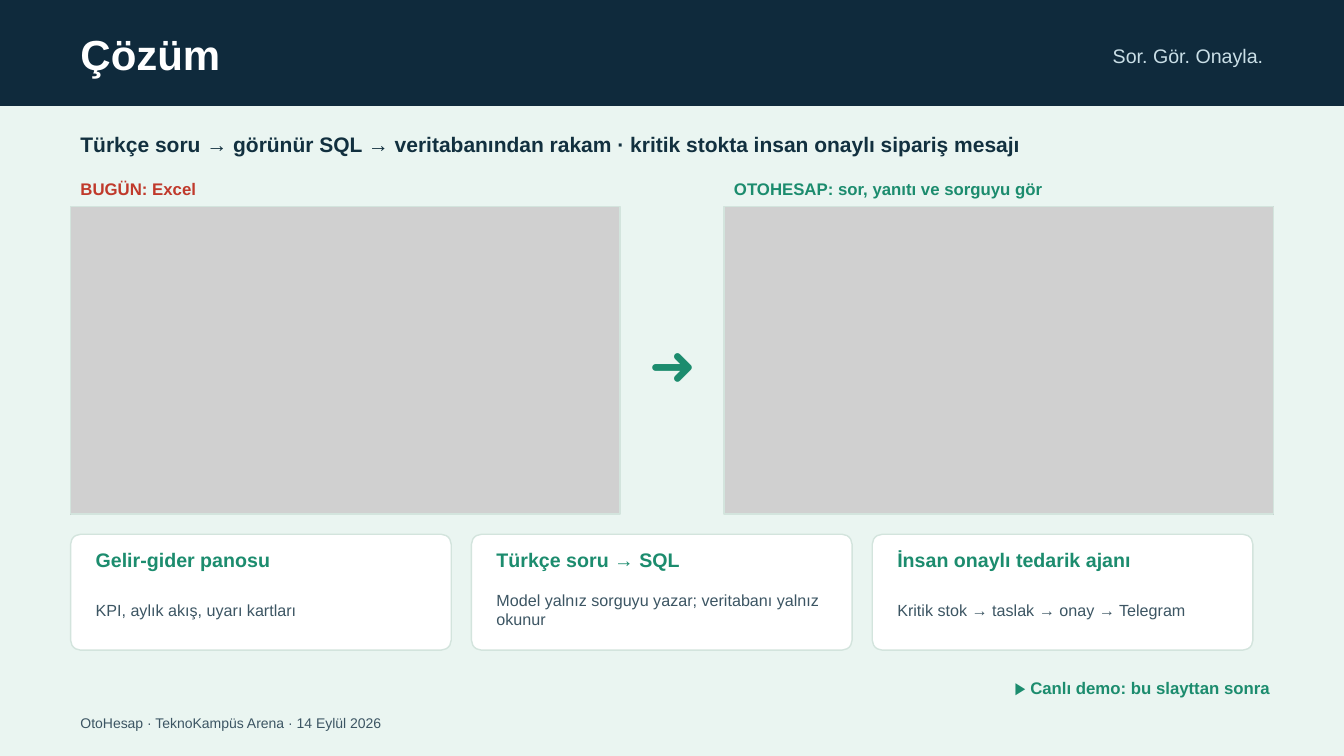
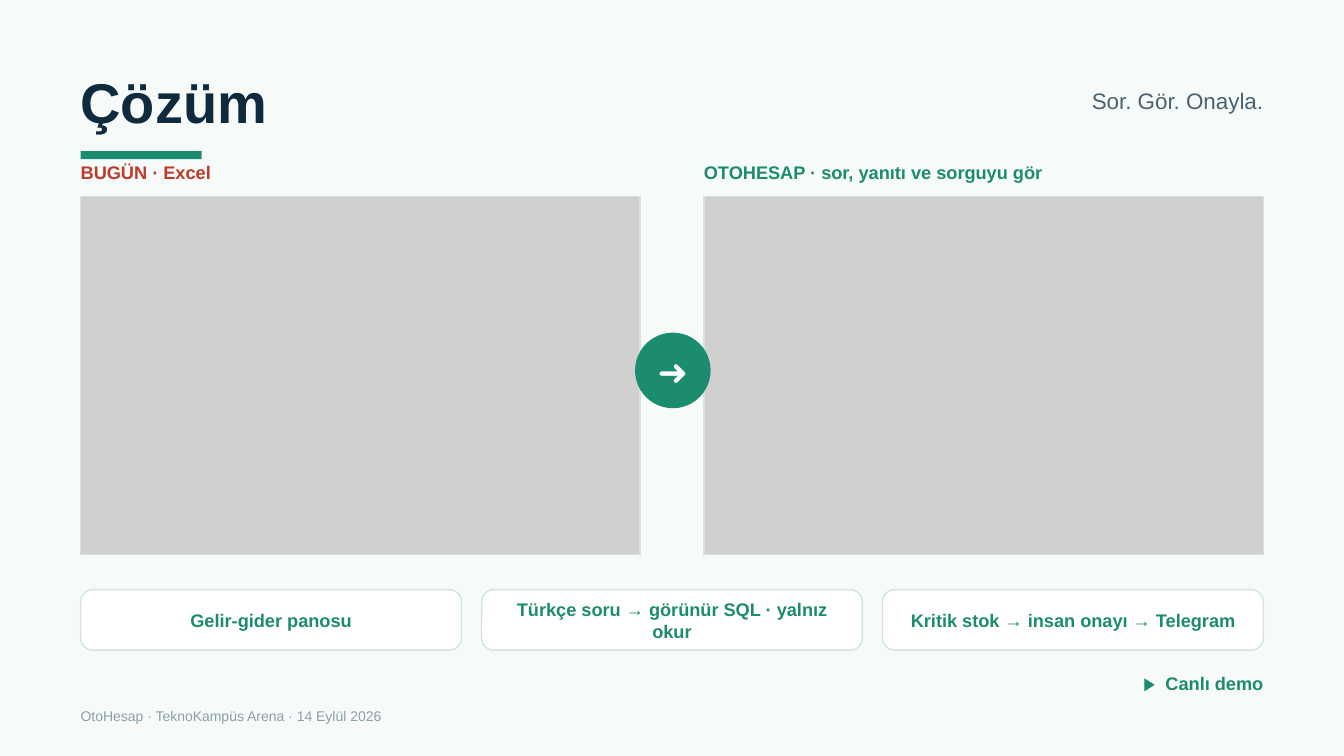
Before and after one commit to Farukes/Oto-Hesap, a slide deck: slide 3 of docs/sunum/OtoHesap-3dk.pptx. Drawn at 1344x756 pixels with LibreOffice and Linux fonts; fonts in the diff are those of the drawing; grey boxes stand for pictures. Boxes give left, top, right and bottom in pixels: in the first picture for what was removed or moved away, otherwise in the second. Text is boxed around its words. In the diff, an @@ line names an element or a change of style, - is before the commit and + after.

```diff
--- a/docs/sunum/OtoHesap-3dk.pptx
+++ b/docs/sunum/OtoHesap-3dk.pptx
@@ background #EAF5F1 to #F6FBF9 @@
@@ rectangle removed at (0, 0, 1344, 106) @@
@@ text "Çözüm": place and size @@
-text "Çözüm" at (80, 40, 220, 78)
+text "Çözüm" at (81, 84, 267, 133)
@@ text "Çözüm" at (81, 84, 267, 133): size 30 to 40 pt, text colour #FFFFFF to #0F2A3C @@
@@ text "Sor. Gör. Onayla.": place and size @@
-text "Sor. Gör. Onayla." at (1113, 49, 1264, 67)
+text "Sor. Gör. Onayla." at (1092, 93, 1263, 114)
@@ text "Sor. Gör. Onayla." at (1092, 93, 1263, 114): size 14 to 16 pt, text colour #C9DEE6 to #4A6270 @@
@@ text removed at (80, 136, 1019, 156) @@
-Türkçe soru → görünür SQL → veritabanından rakam · kritik stokta insan onaylı sipariş mesajı
@@ text at (81, 165, 210, 179): text changed; size 12 to 13 pt @@
-BUGÜN: Excel
+BUGÜN · Excel
@@ rectangle added at (81, 151, 202, 159), fill #1C8C6E @@
@@ text at (704, 166, 1042, 183): text changed; size 12 to 13 pt @@
-OTOHESAP: sor, yanıtı ve sorguyu gör
+OTOHESAP · sor, yanıtı ve sorguyu gör
@@ picture: place and size @@
-picture at (71, 207, 620, 514)
+picture at (81, 197, 640, 555)
@@ rectangle: place and size @@
-rectangle at (71, 207, 620, 514)
+rectangle at (81, 197, 640, 555)
@@ picture: place and size @@
-picture at (724, 207, 1273, 514)
+picture at (704, 197, 1263, 555)
@@ rectangle: place and size @@
-rectangle at (724, 207, 1273, 514)
+rectangle at (704, 197, 1263, 555)
@@ text "➜": place and size @@
-text "➜" at (625, 323, 721, 403)
+text "➜" at (635, 333, 711, 408)
@@ text "➜" at (635, 333, 711, 408): size 40 to 26 pt, text colour #1C8C6E to #FFFFFF @@
@@ ellipse added at (635, 333, 711, 408), fill #1C8C6E @@
@@ text removed at (897, 552, 1131, 571) @@
-İnsan onaylı tedarik ajanı
@@ rounded rectangle: place and size @@
-rounded rectangle at (71, 534, 452, 650)
+rounded rectangle at (81, 590, 462, 650)
@@ text "Gelir-gider panosu": place and size @@
-text "Gelir-gider panosu" at (96, 552, 270, 571)
+text "Gelir-gider panosu" at (190, 613, 352, 631)
@@ text "Gelir-gider panosu" at (190, 613, 352, 631): size 14 to 13 pt; alignment left to centre @@
@@ rounded rectangle: place and size @@
-rounded rectangle at (472, 534, 853, 650)
+rounded rectangle at (482, 590, 863, 650)
@@ text removed at (496, 594, 819, 625) @@
-Model yalnız sorguyu yazar; veritabanı yalnız okunur
@@ proportions changed in 3 elements at (81, 590, 462, 650), (482, 590, 863, 650), (883, 590, 1264, 650) @@
@@ rounded rectangle: place and size @@
-rounded rectangle at (872, 534, 1253, 650)
+rounded rectangle at (883, 590, 1264, 650)
@@ text removed at (96, 604, 296, 620) @@
-KPI, aylık akış, uyarı kartları
@@ text at (517, 602, 827, 638): text changed; size 14 to 13 pt @@
-Türkçe soru → SQL
+Türkçe soru → görünür SQL · yalnız okur
@@ text at (911, 613, 1235, 631): text changed; size 11.5 to 13 pt; text colour #3C5563 to #1C8C6E; bold on @@
-Kritik stok → taslak → onay → Telegram
+Kritik stok → insan onayı → Telegram
@@ text at (1165, 676, 1263, 690): text changed; size 12 to 13 pt @@
-▶ Canlı demo: bu slayttan sonra
+▶ Canlı demo
@@ text "OtoHesap · TeknoKampüs Arena · ...": place and size @@
-text "OtoHesap · TeknoKampüs Arena · ..." at (80, 718, 381, 731)
+text "OtoHesap · TeknoKampüs Arena · ..." at (81, 711, 381, 724)
@@ text "OtoHesap · TeknoKampüs Arena · ..." at (81, 711, 381, 724): text colour #3C5563 to #8AA0AB @@
```
Also in this commit, not shown: 3 other slides changed, 1 other file.
